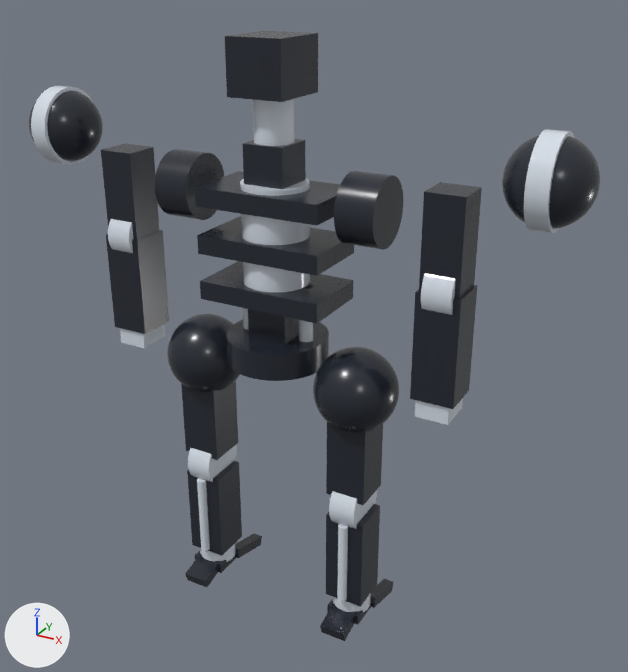
The glTF model assets/models/innerframe_run_cycle.glb as it was, and as the next commit left it.
One viewpoint serves both versions: a 50 mm lens placed at (1.8, -2.95, 2.98), pointed at (0.12, 0.11, 1.45). The lights are fixed; the arrows at lower left show +X, +Y and +Z. The picture after the commit comes second.

The first picture shows 'arm_l_forearm_frame', 'arm_l_shoulder_bolt', 'arm_l_shoulder_joint', 'arm_l_upper_arm', 'arm_r_forearm_frame', 'arm_r_shoulder_bolt', 'arm_r_shoulder_joint', 'arm_r_upper_arm', 'body_rib_low', 'body_rib_mid', 'body_rib_top', 'body_socket_r', 'head_skull', 'leg_l_hip_joint', 'leg_r_hip_joint' and 27 more.
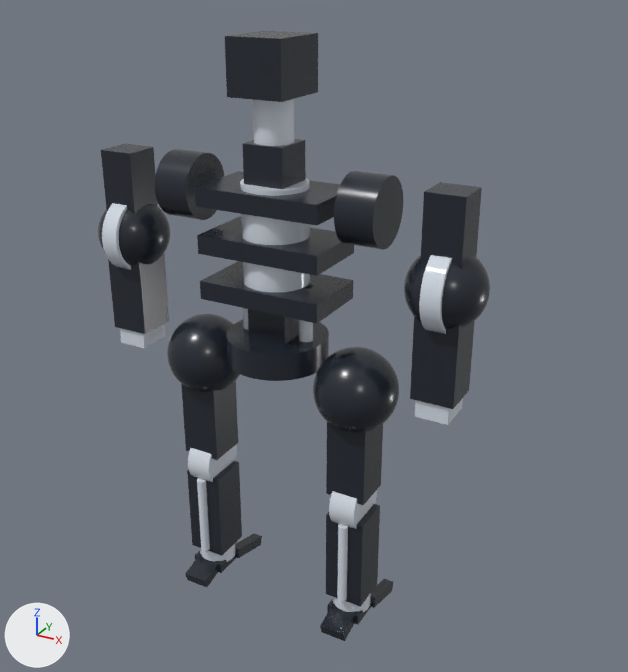
Changed parts and their boxes [x1, y1, x2, y2] in the pictures (628 x 672 px):
'arm_r_shoulder_joint', moved
    before: [502, 136, 600, 229]
    after: [404, 255, 490, 329]
'arm_l_shoulder_joint', moved
    before: [29, 91, 103, 161]
    after: [98, 204, 170, 266]
'arm_r_shoulder_bolt', moved
    before: [524, 129, 575, 233]
    after: [419, 255, 452, 334]
'arm_l_shoulder_bolt', moved
    before: [31, 86, 93, 165]
    after: [102, 203, 161, 270]

Patch to the scene script:
```diff
--- a/assets/models/innerframe_run_cycle.glb.py
+++ b/assets/models/innerframe_run_cycle.glb.py
@@ ob_arm_l_shoulder_bolt @@
 ob_arm_l_shoulder_bolt = bpy.data.objects.new('arm_l_shoulder_bolt', me_mesh_14)
-ob_arm_l_shoulder_bolt.location = (-1.094, 0.0, 2.269)
+ob_arm_l_shoulder_bolt.location = (-0.75, 0.0, 1.82)
@@ ob_arm_l_shoulder_joint @@
 ob_arm_l_shoulder_joint = bpy.data.objects.new('arm_l_shoulder_joint', me_mesh_13)
-ob_arm_l_shoulder_joint.location = (-1.094, 0.0, 2.269)
+ob_arm_l_shoulder_joint.location = (-0.75, 0.0, 1.82)
@@ ob_arm_r_shoulder_bolt @@
 ob_arm_r_shoulder_bolt = bpy.data.objects.new('arm_r_shoulder_bolt', me_mesh_20)
-ob_arm_r_shoulder_bolt.location = (1.094, 0.0, 2.269)
+ob_arm_r_shoulder_bolt.location = (0.75, 0.0, 1.82)
@@ ob_arm_r_shoulder_joint @@
 ob_arm_r_shoulder_joint = bpy.data.objects.new('arm_r_shoulder_joint', me_mesh_19)
-ob_arm_r_shoulder_joint.location = (1.094, 0.0, 2.269)
+ob_arm_r_shoulder_joint.location = (0.75, 0.0, 1.82)
```
